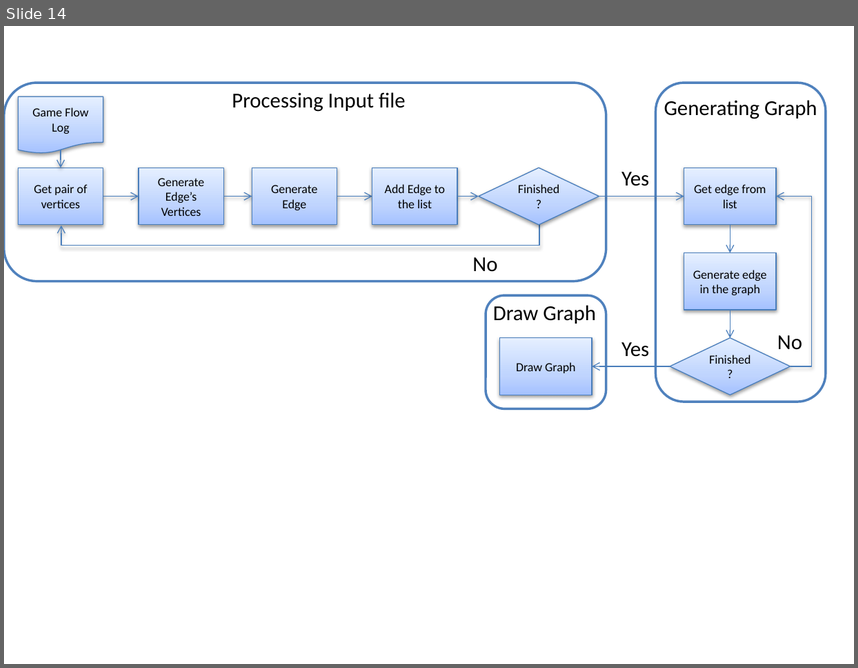
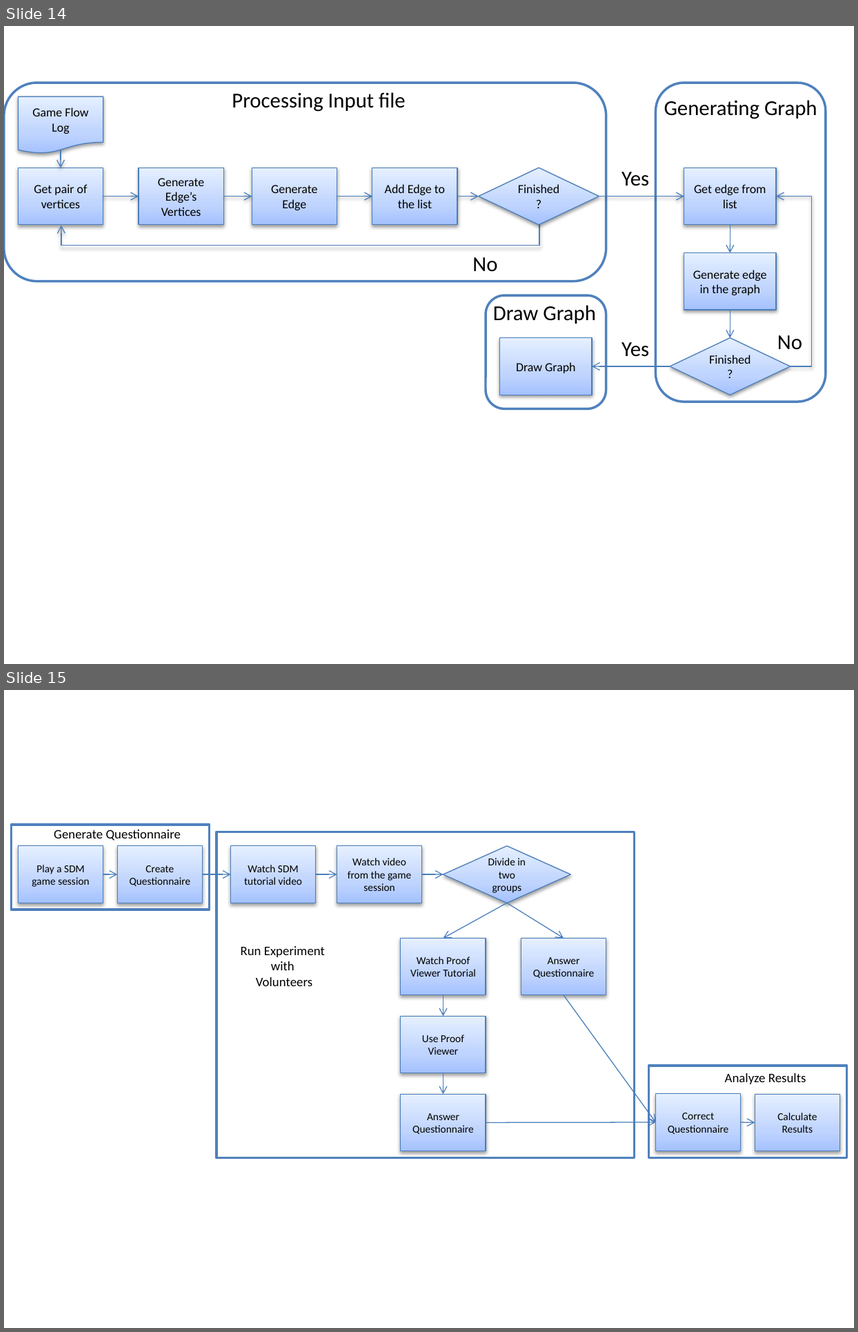
Before and after one commit to gems-uff/sdm, a slide deck: Documents/Dissertacao/dissertation_figures.pptx. Shown one above the other, each under a label of ours: slide 14 before the commit, slides 14 and 15 after it. The pictures are 858x668 and 858x1332 pixels, drawn with LibreOffice and Linux fonts; fonts in the diff are those of the drawing. Boxes give left, top, right and bottom in pixels: in the first picture for what was removed or moved away, otherwise in the second. Text is boxed around its words. In the diff, an @@ line names an element or a change of style, - is before the commit and + after.

```diff
--- a/Documents/Dissertacao/dissertation_figures.pptx
+++ b/Documents/Dissertacao/dissertation_figures.pptx
@@ slide 15 added at <box>4,690,854,1328</box>, background #FFFFFF @@
@@ rectangle added at <box>11,825,209,909</box>, fill #FFFFFF, outline #4F81BD 2 pt @@
@@ text added at <box>54,829,181,840</box>, 11 pt, text #000000 @@
+Generate Questionnaire
@@ rectangle added at <box>217,832,635,1158</box>, fill #FFFFFF, outline #4F81BD 2 pt @@
@@ rectangle added at <box>18,845,103,903</box>, fill gradient #A4C4FF to #BFD4FF to #E6EEFF, outline #4B7EBC 0.75 pt, 9 pt, text #000000 @@
+Play a SDM game session
@@ rectangle added at <box>117,845,202,903</box>, fill gradient #A4C4FF to #BFD4FF to #E6EEFF, outline #4B7EBC 0.75 pt, 9 pt, text #000000 @@
+Create Questionnaire
@@ rectangle added at <box>231,845,316,903</box>, fill gradient #A4C4FF to #BFD4FF to #E6EEFF, outline #4B7EBC 0.75 pt, 9 pt, text #000000 @@
+Watch SDM tutorial video
@@ rectangle added at <box>337,845,422,903</box>, fill gradient #A4C4FF to #BFD4FF to #E6EEFF, outline #4B7EBC 0.75 pt, 9 pt, text #000000 @@
+Watch video from the game session
@@ diamond added at <box>444,845,571,903</box>, fill gradient #A4C4FF to #BFD4FF to #E6EEFF, outline #4B7EBC 0.75 pt, 9 pt, text #000000 @@
+Divide in two groups
@@ arrow added from (103, 874) to (117, 874), #4B7EBC 0.75 pt @@
@@ arrow added from (202, 874) to (231, 874), #4B7EBC 0.75 pt @@
@@ arrow added from (316, 874) to (337, 874), #4B7EBC 0.75 pt @@
@@ arrow added from (422, 874) to (444, 874), #4B7EBC 0.75 pt @@
@@ arrow added from (507, 903) to (444, 938), #4B7EBC 0.75 pt @@
@@ arrow added from (507, 903) to (564, 938), #4B7EBC 0.75 pt @@
@@ text added at <box>241,946,325,986</box>, 11 pt, text #000000 @@
+Run Experiment
+with
+Volunteers
@@ rectangle added at <box>401,938,486,995</box>, fill gradient #A4C4FF to #BFD4FF to #E6EEFF, outline #4B7EBC 0.75 pt, 9 pt, text #000000 @@
+Watch Proof Viewer Tutorial
@@ rectangle added at <box>521,938,606,995</box>, fill gradient #A4C4FF to #BFD4FF to #E6EEFF, outline #4B7EBC 0.75 pt, 9 pt, text #000000 @@
+Answer Questionnaire
@@ arrow added from (444, 995) to (444, 1016), #4B7EBC 0.75 pt @@
@@ arrow added from (564, 995) to (656, 1122), #4B7EBC 0.75 pt @@
@@ rectangle added at <box>401,1016,486,1072</box>, fill gradient #A4C4FF to #BFD4FF to #E6EEFF, outline #4B7EBC 0.75 pt, 9 pt, text #000000 @@
+Use Proof Viewer
@@ arrow added from (444, 1072) to (444, 1094), #4B7EBC 0.75 pt @@
@@ rectangle added at <box>648,1066,846,1158</box>, fill #FFFFFF, outline #4F81BD 2 pt @@
@@ text added at <box>725,1073,806,1084</box>, 11 pt, text #000000 @@
+Analyze Results
@@ rectangle added at <box>401,1094,486,1151</box>, fill gradient #A4C4FF to #BFD4FF to #E6EEFF, outline #4B7EBC 0.75 pt, 9 pt, text #000000 @@
+Answer Questionnaire
@@ rectangle added at <box>656,1094,741,1151</box>, fill gradient #A4C4FF to #BFD4FF to #E6EEFF, outline #4B7EBC 0.75 pt, 9 pt, text #000000 @@
+Correct Questionnaire
@@ rectangle added at <box>755,1094,840,1151</box>, fill gradient #A4C4FF to #BFD4FF to #E6EEFF, outline #4B7EBC 0.75 pt, 9 pt, text #000000 @@
+Calculate Results
@@ arrow added from (486, 1122) to (656, 1122), #4B7EBC 0.75 pt @@
@@ arrow added from (741, 1122) to (755, 1122), #4B7EBC 0.75 pt @@
```
Also in this commit, not shown: 1 other file.
